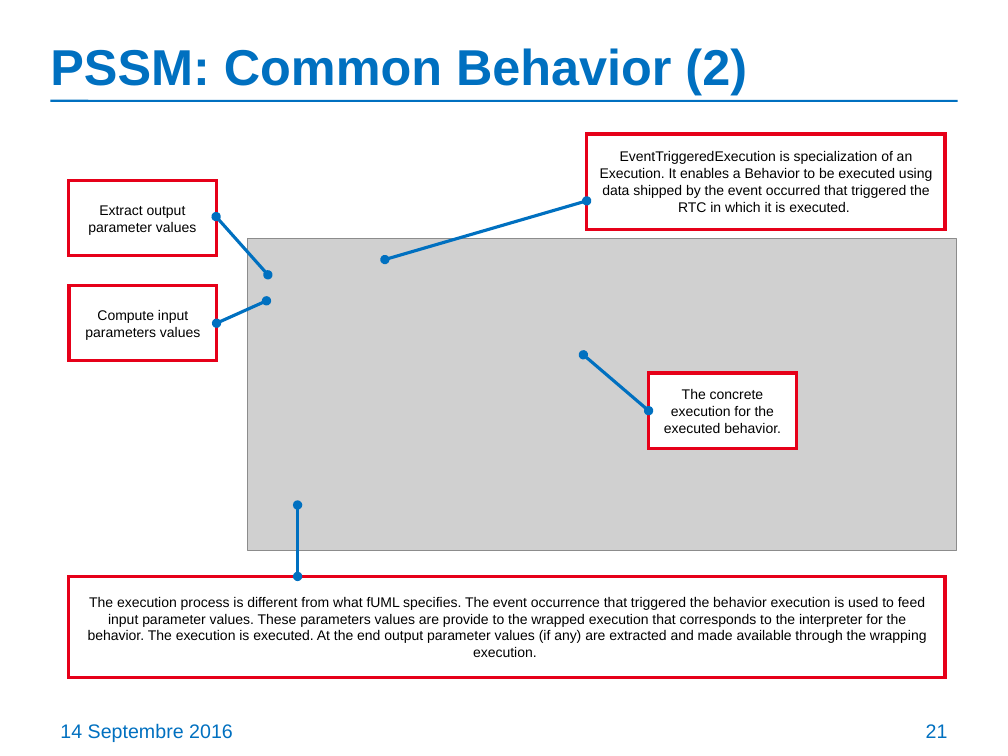
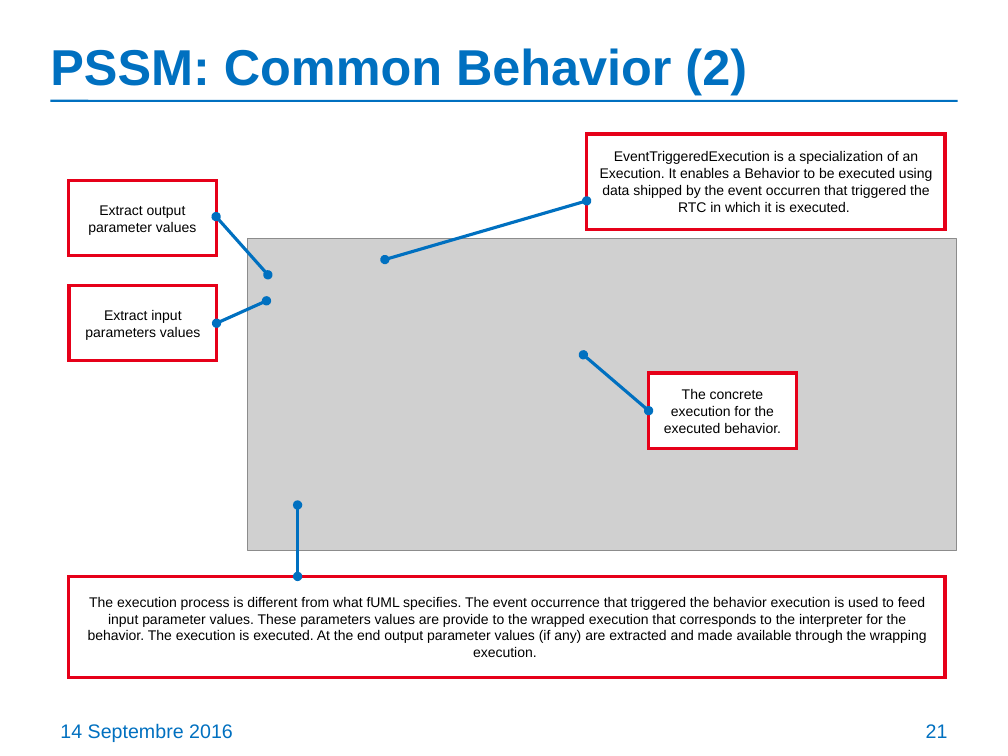
Before and after one commit to ModelDriven/PSSM, a slide deck: slide 21 of Presentations/201609-Chicago-Meeting/PSSM-initial-submission-update.pptx. Drawn at 1008x756 pixels with LibreOffice and Linux fonts; fonts in the diff are those of the drawing; grey boxes stand for pictures. Boxes give left, top, right and bottom in pixels: in the first picture for what was removed or moved away, otherwise in the second. Text is boxed around its words. In the diff, an @@ line names an element or a change of style, - is before the commit and + after.

Commit message:
Complete draft of the presentation of PSSM updates

```diff
--- a/Presentations/201609-Chicago-Meeting/PSSM-initial-submission-update.pptx
+++ b/Presentations/201609-Chicago-Meeting/PSSM-initial-submission-update.pptx
@@ text in rectangle at (600,151,932,212): text changed @@
-EventTriggeredExecution is specialization of an Execution. It enables a Behavior to be executed using data shipped by the event occurred that triggered the RTC in which it is executed.
+EventTriggeredExecution is a specialization of an Execution. It enables a Behavior to be executed using data shipped by the event occurren that triggered the RTC in which it is executed.
@@ text in rectangle at (85,310,200,340): text changed @@
-Compute input parameters values
+Extract input parameters values
```
Also in this commit, not shown: 15 other slides changed, 19 slides added, 1 slide removed.
